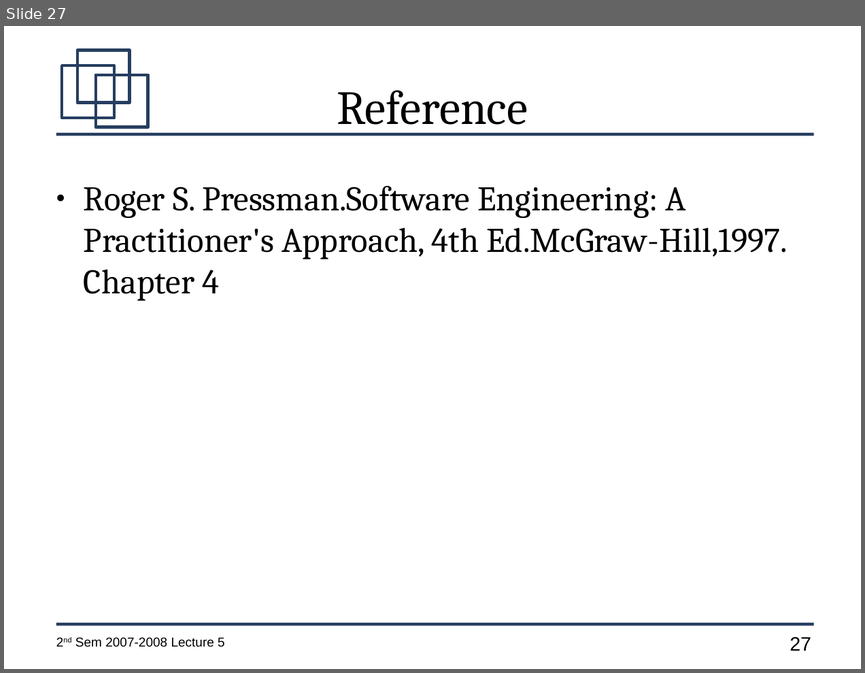
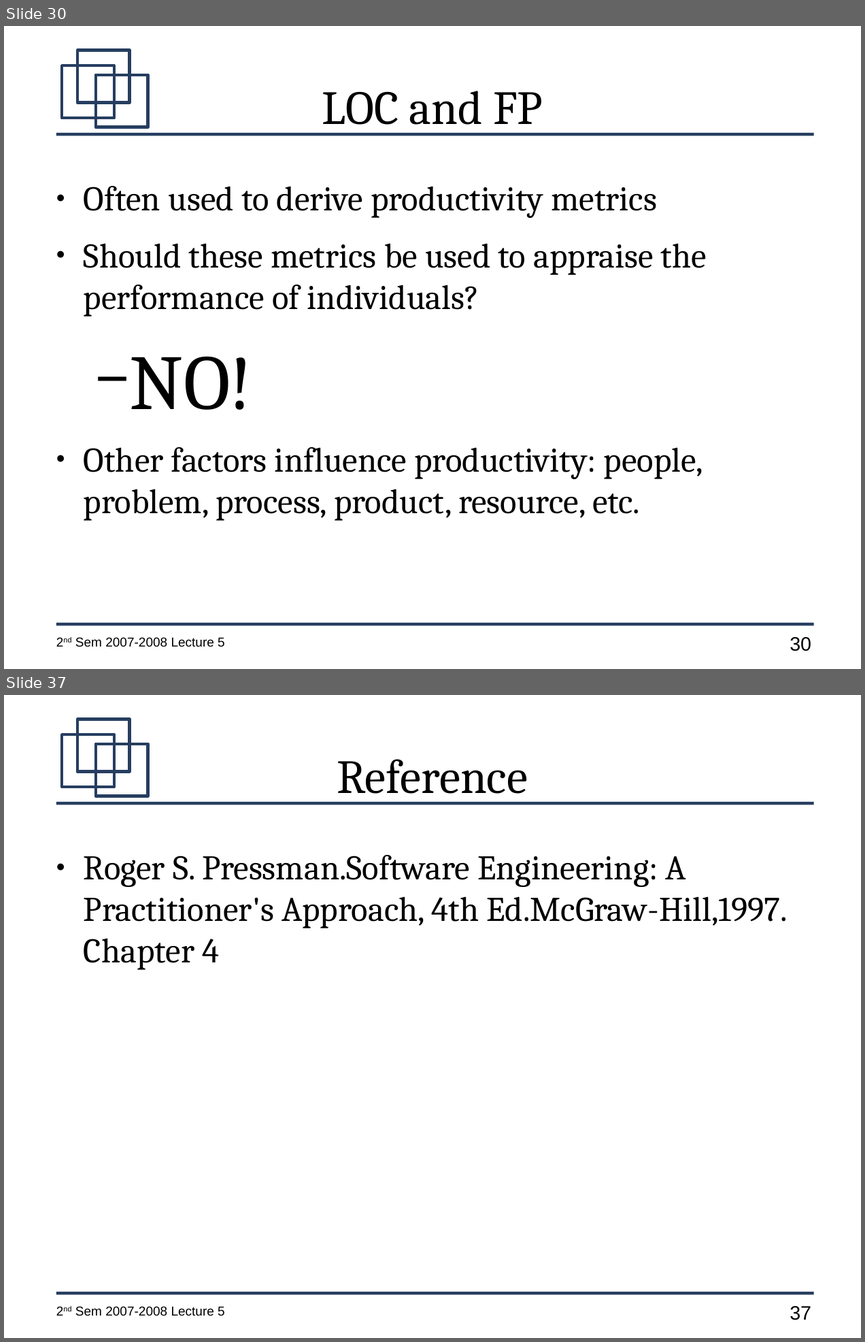
Before and after one commit to jachermocilla/jach-homepage, a slide deck: CMSC128-2nd-Sem-2007-L5.odp. Shown one above the other, each under a label of ours: slide 27 before the commit, slides 30 and 37 after it; the slides between them are not shown. The pictures are 865x673 and 865x1342 pixels, drawn with LibreOffice and Linux fonts; fonts in the diff are those of the drawing. Boxes give left, top, right and bottom in pixels: in the first picture for what was removed or moved away, otherwise in the second. Text is boxed around its words. In the diff, an @@ line names an element or a change of style, - is before the commit and + after.

```diff
--- a/CMSC128-2nd-Sem-2007-L5.odp
+++ b/CMSC128-2nd-Sem-2007-L5.odp
@@ slide 30 added at (4,26,861,669), background #FFFFFF; not listed: 7 template elements that a slide beside it also shows @@
@@ title added at (322,91,543,134), 44 pt, text #000000 @@
+LOC and FP
@@ text added at (84,186,706,520), 32 pt, text #000000 @@
+● Often used to derive productivity metrics
+● Should these metrics be used to appraise the performance of individuals?
+  − NO!
+● Other factors influence productivity: people, problem, process, product, resource, etc.
@@ what was slide 27 is now slide 37 @@
@@ page number at (789,1306,811,1320): text changed @@
-27
+37
```
Also in this commit, not shown: 3 slides changed, 10 other slides added, 1 slide removed.
